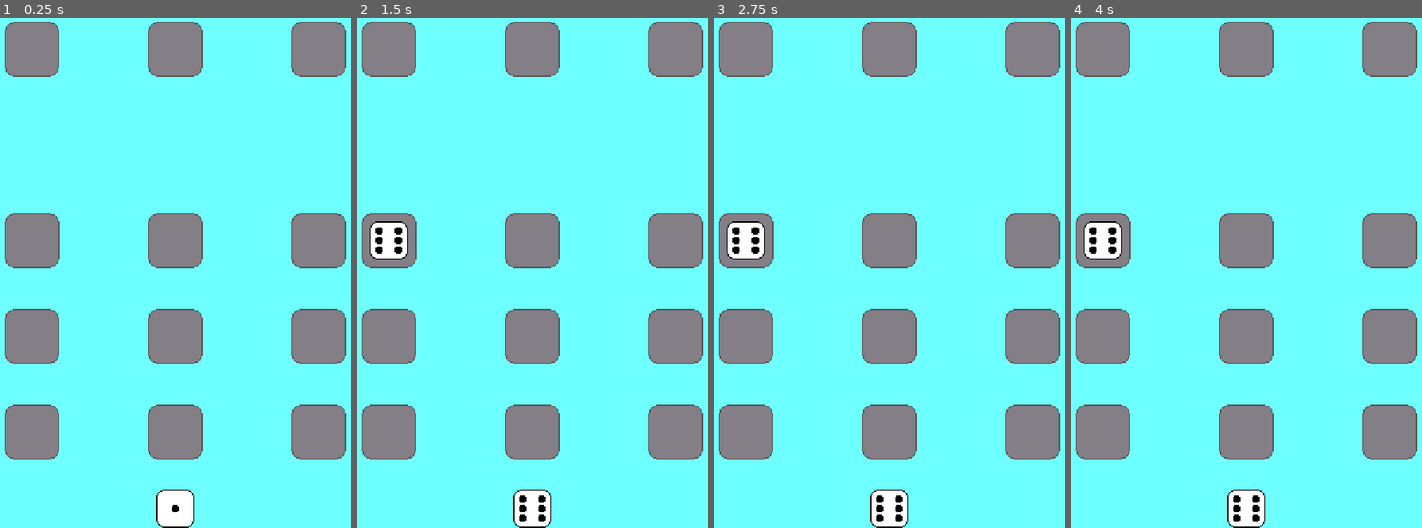
Above: before the commit, frames 1-4 (left to right).
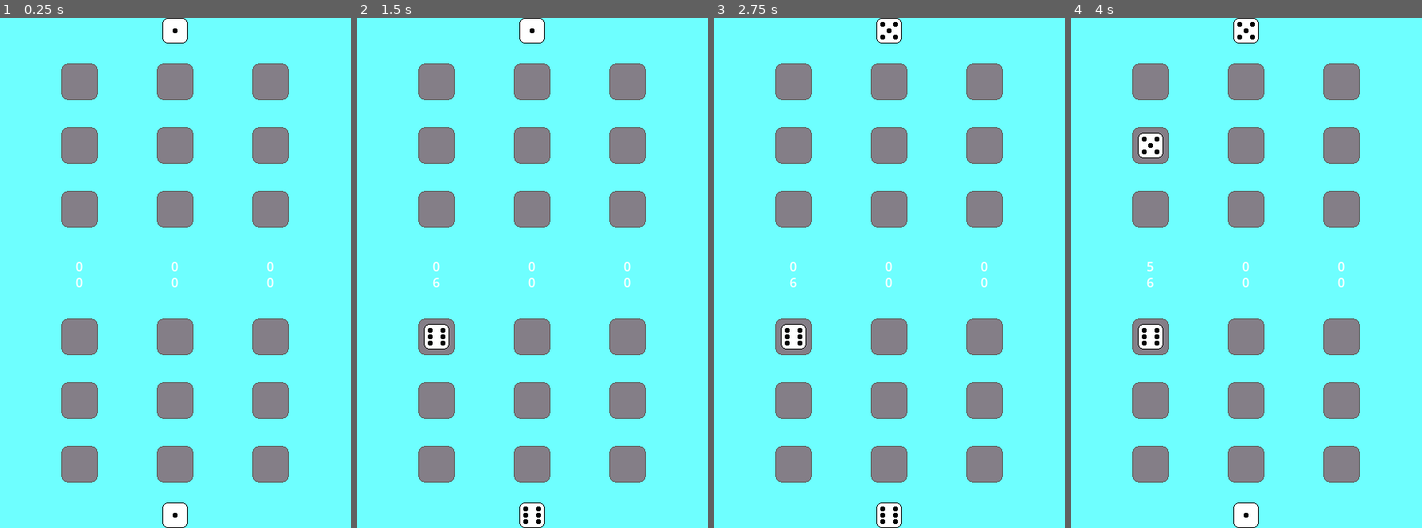
Above: after the commit, the same moments.

Repository: Hugo-Blosse/knucklebones1
Game: Godot game, scene res://main.tscn
The game is run twice, just before and just after one commit, with the same random seed, the same clock (stepped at 60 frames per second) and the same inputs. The engine's default icon, where the game draws it, is replaced by a stand-in: a white triangle on a blue panel in a dark square.
Inputs (mouse positions are in pixels of both pictures, inside the frame that each line leads up to; where the layout moved, square brackets give the same spot in the first picture):
- Up to frame 1 (0.25 s): no input
- Up to frame 2 (1.5 s): click (532, 517) [532, 507] at 0.5 s; click (437, 334) [388, 242] at 1.25 s
- Up to frame 3 (2.75 s): click (889, 28) at 2.02 s
- Up to frame 4 (4 s): click (1151, 145) at 2.77 s; click (1246, 517) at 3.52 s

The runs differ from the first frame. In frame 1, 30% of the frame differs, in the area x 1-99%, y 0-100%; in frame 2, 30%; in frame 3, 30%; in frame 4, 30%.

Commit message:
points and computer
added points system for 3 columns
added base class for computer

Diff:
--- a/Main.gd
+++ b/Main.gd
@@ -1,4 +1,5 @@
 extends Control
+class_name Main
 
 
 var rng : RandomNumberGenerator = RandomNumberGenerator.new()
@@ -9,6 +10,9 @@
 	rng.seed = Time.get_unix_time_from_datetime_string(Time.get_datetime_string_from_system())
 	$P2FieldManager/TextureButton.disabled = true
 	$P2FieldManager/TextureButton.position.y = 0
+	$P2FieldManager/PointCounter.default_label_offset = 300
+	$P2FieldManager.start()
+	$P1FieldManager.start()
 
 
 func dice_roll_result() -> int:
@@ -25,17 +29,14 @@
 func _end() -> void:
 	var score1 : int = $P1FieldManager._game_ended()
 	var score2 : int = $P2FieldManager._game_ended()
-	print(str(score1, " ", score2))
+	$EndScreen/VBoxContainer/Label2.text = str(score1, " ", score2)
 	if score1 > score2:
-		print("1 win")
+		$EndScreen/VBoxContainer/Label.text = "1 win"
 	elif  score1 < score2:
-		print("2 win")
+		$EndScreen/VBoxContainer/Label.text = "2 win"
 	else:
-		print("draw")
-
-#func _physics_process(_delta : float) -> void:
-	#print($P2FieldManager/TextureButton.disabled)
-	#print($P1FieldManager/TextureButton.disabled)
+		$EndScreen/VBoxContainer/Label.text = "draw"
+	$EndScreen.visible = true
 
 
 func _check_enemy_dices(val, field, fm):
--- /dev/null
+++ b/computer.gd
@@ -0,0 +1,14 @@
+extends Main
+
+
+func _ready() -> void:
+	rng.seed = Time.get_unix_time_from_datetime_string(Time.get_datetime_string_from_system())
+	$P2FieldManager/TextureButton.disabled = true
+	$P2FieldManager/TextureButton.position.y = 0
+	$P2FieldManager/PointCounter.default_label_offset = 300
+	$P2FieldManager.start()
+	$P1FieldManager.start()
+
+
+func _on_p_1_field_manager_check_enemy_dices(val, field, fm):
+	pass # Replace with function body.
--- /dev/null
+++ b/computer.tscn
@@ -0,0 +1,32 @@
+[gd_scene load_steps=3 format=3 uid="uid://c7j78ebvyx0tb"]
+
+[ext_resource type="Script" path="res://computer.gd" id="1_mdbib"]
+[ext_resource type="PackedScene" uid="uid://cxnpx7rgdpnwd" path="res://field_manager.tscn" id="2_untyx"]
+
+[node name="Computer" type="Control"]
+layout_mode = 3
+anchors_preset = 15
+anchor_right = 1.0
+anchor_bottom = 1.0
+grow_horizontal = 2
+grow_vertical = 2
+script = ExtResource("1_mdbib")
+
+[node name="P1FieldManager" parent="." instance=ExtResource("2_untyx")]
+layout_mode = 0
+anchors_preset = 0
+anchor_right = 0.0
+anchor_bottom = 0.0
+
+[node name="P2FieldManager" parent="." instance=ExtResource("2_untyx")]
+layout_mode = 0
+anchors_preset = 0
+anchor_right = 0.0
+anchor_bottom = 0.0
+
+[connection signal="check_enemy_dices" from="P1FieldManager" to="." method="_on_p_1_field_manager_check_enemy_dices"]
+[connection signal="end" from="P1FieldManager" to="." method="_end"]
+[connection signal="rolled" from="P1FieldManager" to="." method="roll"]
+[connection signal="check_enemy_dices" from="P2FieldManager" to="P1FieldManager" method="check_enemy_column"]
+[connection signal="end" from="P2FieldManager" to="." method="_end"]
+[connection signal="rolled" from="P2FieldManager" to="." method="roll"]
--- a/field_manager.gd
+++ b/field_manager.gd
@@ -20,14 +20,11 @@
 @onready var texture_button : TextureButton = $TextureButton
 
 
-func _ready() -> void:
-	start()
-
-
 func start(num_of_fields : int = 9) -> void:
 	fields.clear()
 	rowscols = int(sqrt(num_of_fields))
 	for i in rowscols:
+		$PointCounter.create_label(i, rowscols)
 		for j in rowscols:
 			var field : Field = FieldBase.instantiate()
 			add_child(field)
@@ -49,10 +46,18 @@
 			fields[[field.col_num, j]].bonus_score(bonus_counter)
 
 
+func set_points(col_num: int) -> int:
+	var value : int
+	for j in rowscols:
+		value += fields[[col_num, j]].val * fields[[col_num, j]].bonus
+	return value
+
+
 func check_enemy_column(val : int, field : Field) -> void:
 	for j in rowscols:
 		if fields[[field.col_num, j]].get_val() == val:
 			fields[[field.col_num, j]].destroy()
+	$PointCounter.set_label_value(field.col_num, set_points(field.col_num))
 
 
 func _on_texture_button_pressed() -> void:
@@ -71,6 +76,7 @@
 	check_your_column(value, field)
 	change_num_of_filled_fields(1)
 	set_fields_disabled(true)
+	$PointCounter.set_label_value(field.col_num, set_points(field.col_num))
 	emit_signal("check_enemy_dices", value, field, self)
 
 
--- a/field_manager.tscn
+++ b/field_manager.tscn
@@ -1,18 +1,20 @@
-[gd_scene load_steps=3 format=3 uid="uid://cxnpx7rgdpnwd"]
+[gd_scene load_steps=4 format=3 uid="uid://cxnpx7rgdpnwd"]
 
 [ext_resource type="Script" path="res://field_manager.gd" id="1_u4yeu"]
+[ext_resource type="PackedScene" uid="uid://dgf1m1aslr6y0" path="res://point_counter.tscn" id="3_2bioy"]
 [ext_resource type="Texture2D" uid="uid://7a4byhmmiraq" path="res://art/dice1.png" id="3_p02oy"]
 
 [node name="FieldManager" type="ColorRect"]
 anchors_preset = -1
-anchor_right = 0.035
-anchor_bottom = 0.062
-offset_right = 463.2
-offset_bottom = 280.32
+anchor_right = 1.0
+anchor_bottom = 0.5
 size_flags_horizontal = 4
 size_flags_vertical = 4
 color = Color(0.431373, 1, 1, 1)
 script = ExtResource("1_u4yeu")
+
+[node name="PointCounter" parent="." instance=ExtResource("3_2bioy")]
+layout_mode = 1
 
 [node name="TextureButton" type="TextureButton" parent="."]
 layout_mode = 1
--- a/main.tscn
+++ b/main.tscn
@@ -23,7 +23,6 @@
 offset_left = -240.0
 offset_top = -320.0
 offset_right = 240.0
-offset_bottom = 0.0
 grow_horizontal = 2
 grow_vertical = 0
 
@@ -47,6 +46,41 @@
 scale = Vector2(3.75, 1)
 texture = ExtResource("3_bpdrr")
 
+[node name="EndScreen" type="ColorRect" parent="."]
+visible = false
+layout_mode = 1
+anchors_preset = -1
+anchor_left = 0.25
+anchor_top = 0.4
+anchor_right = 0.75
+anchor_bottom = 0.6
+offset_left = -0.200005
+offset_top = -0.0800171
+offset_right = 0.119995
+offset_bottom = 0.0799866
+grow_horizontal = 2
+grow_vertical = 2
+
+[node name="VBoxContainer" type="VBoxContainer" parent="EndScreen"]
+layout_mode = 1
+anchors_preset = -1
+anchor_left = 0.423
+anchor_top = 0.25
+anchor_right = 0.577
+anchor_bottom = 0.75
+offset_left = 0.0199966
+offset_right = -0.0200043
+grow_horizontal = 2
+grow_vertical = 2
+
+[node name="Label" type="Label" parent="EndScreen/VBoxContainer"]
+layout_mode = 2
+theme_override_colors/font_color = Color(0, 0, 0, 1)
+
+[node name="Label2" type="Label" parent="EndScreen/VBoxContainer"]
+layout_mode = 2
+theme_override_colors/font_color = Color(0, 0, 0, 1)
+
 [connection signal="check_enemy_dices" from="P1FieldManager" to="." method="_check_enemy_dices"]
 [connection signal="end" from="P1FieldManager" to="." method="_end"]
 [connection signal="rolled" from="P1FieldManager" to="." method="roll"]
--- /dev/null
+++ b/point_counter.gd
@@ -0,0 +1,20 @@
+extends Control
+
+
+var default_label_offset : int = 0
+var is_2_player : bool = false
+
+
+func create_label(i : int, rowscols : int) -> void:
+	var label : Label = Label.new()
+	label.position = Vector2(480 * (i + 1)/(rowscols + 1) - 5, default_label_offset)
+	if default_label_offset > 0 and is_2_player:
+		label.scale.y = -1
+	label.text = "0"
+	label.name = str(i)
+	add_child(label)
+
+
+func set_label_value(i : int, value : int) -> void:
+	var label : Label = get_node(str(i))
+	label.text = str(value)
--- /dev/null
+++ b/point_counter.tscn
@@ -0,0 +1,12 @@
+[gd_scene load_steps=2 format=3 uid="uid://dgf1m1aslr6y0"]
+
+[ext_resource type="Script" path="res://point_counter.gd" id="1_lrco5"]
+
+[node name="PointCounter" type="Control"]
+layout_mode = 3
+anchors_preset = 15
+anchor_right = 1.0
+anchor_bottom = 1.0
+grow_horizontal = 2
+grow_vertical = 2
+script = ExtResource("1_lrco5")
--- a/project.godot
+++ b/project.godot
@@ -19,7 +19,6 @@
 
 window/size/viewport_width=480
 window/size/viewport_height=640
-window/stretch/scale=1.5
 
 [rendering]
 
